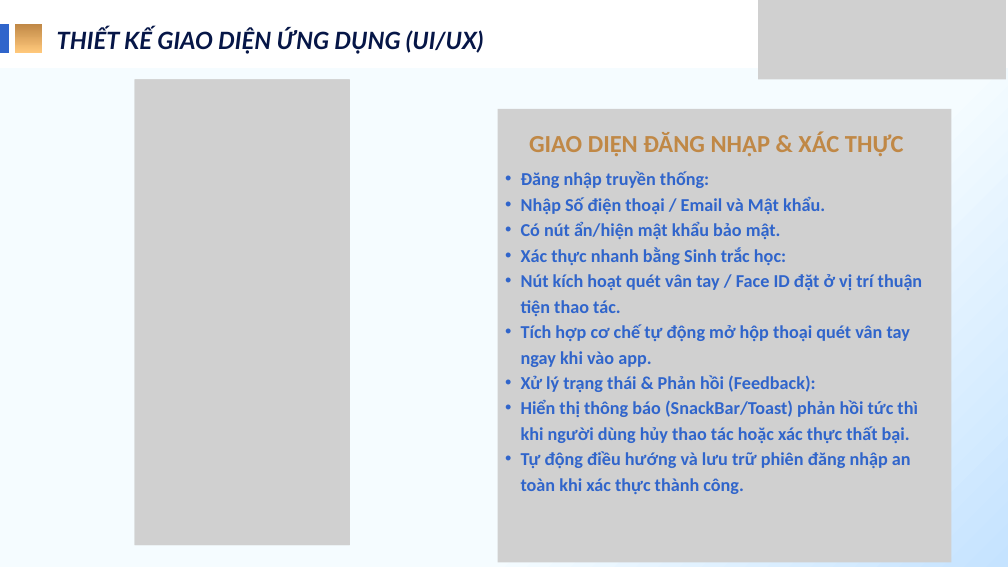
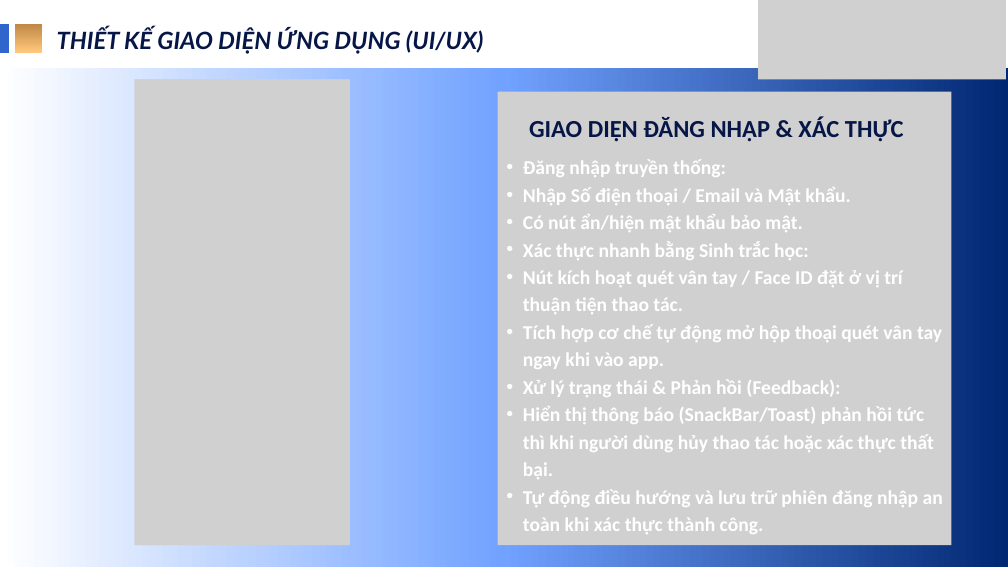
Before and after one commit to nhphuc2035-commits/AppDatLichHotToc, a slide deck: slide 9 of File thuyết trình.pptx (slide 7 before the commit). Drawn at 1008x567 pixels with LibreOffice and Linux fonts; fonts in the diff are those of the drawing; grey boxes stand for pictures. Boxes give left, top, right and bottom in pixels: in the first picture for what was removed or moved away, otherwise in the second. Text is boxed around its words. In the diff, an @@ line names an element or a change of style, - is before the commit and + after.

```diff
--- a/File thuyết trình.pptx
+++ b/File thuyết trình.pptx
@@ background gradient #F5FCFF to #C5E3FF to gradient #FFFFFF to #71A2FF to #002772 @@
@@ picture: place and size @@
-picture at [498, 109, 952, 562]
+picture at [498, 92, 952, 545]
@@ text "GIAO DIỆN ĐĂNG NHẬP & ...": place and size @@
-text "GIAO DIỆN ĐĂNG NHẬP & ..." at [529, 132, 904, 156]
+text "GIAO DIỆN ĐĂNG NHẬP & ..." at [529, 118, 904, 142]
@@ text "GIAO DIỆN ĐĂNG NHẬP & ..." at [529, 118, 904, 142]: text colour gradient #C08846 to #FFC87B to #061647 @@
@@ text "Đăng nhập truyền thống:": place and size @@
-text "Đăng nhập truyền thống:" at [521, 171, 923, 494]
+text "Đăng nhập truyền thống:" at [523, 160, 943, 534]
@@ text "Đăng nhập truyền thống:" at [523, 160, 943, 534]: size 26 to 28 pt, text colour #3065CB to #FFFFFF; indent changed; line spacing 36.4pt to 39.2pt @@
```
Also in this commit, not shown: 9 other slides changed, 2 slides added.
